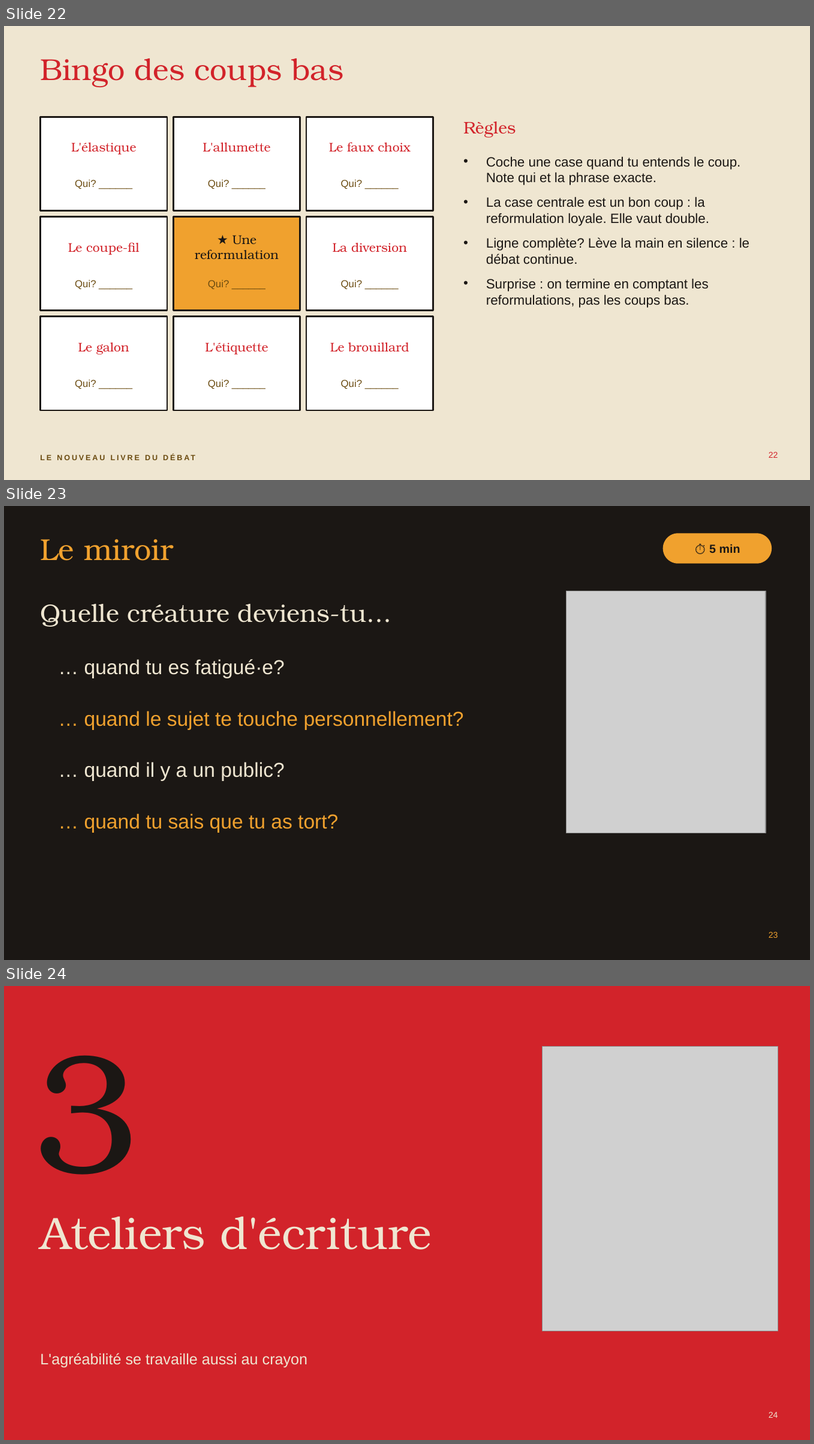
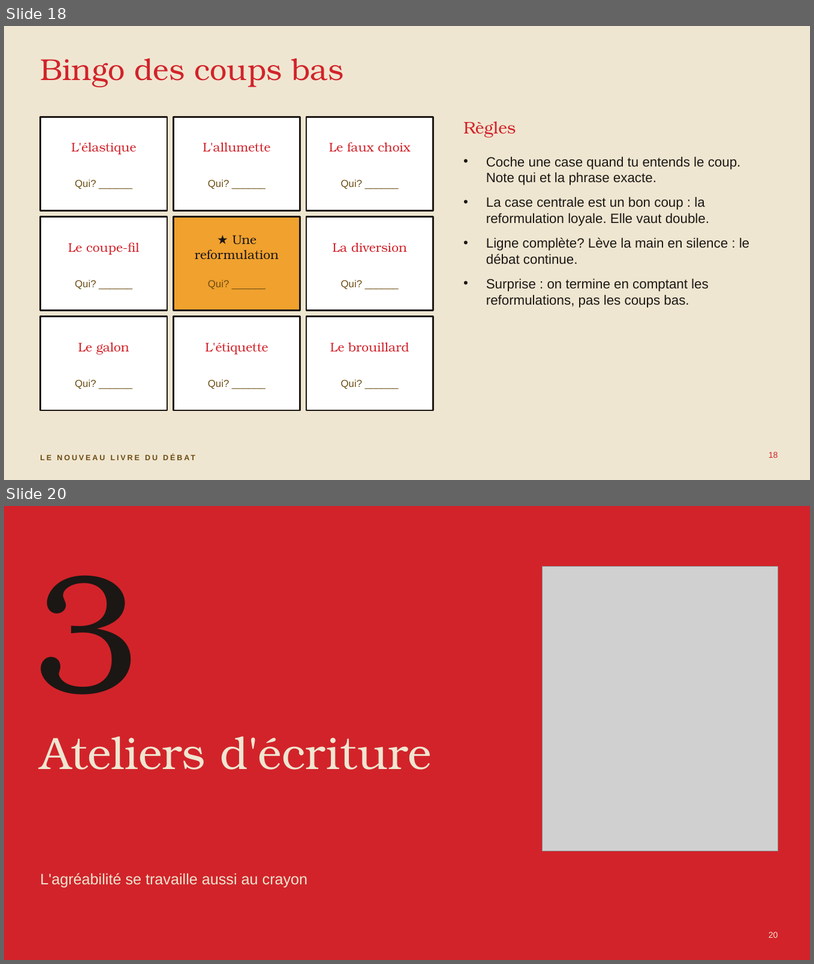
Before and after one commit to isabellepedneault111-ai/Chat-, a slide deck: debat-agreable/seminaire-confrontation-agreable.pptx. Shown one above the other, each under a label of ours: slides 22, 23 and 24 before the commit, slides 18 and 20 after it; the slides between them are not shown. The pictures are 814x1444 and 814x964 pixels, drawn with LibreOffice and Linux fonts; fonts in the diff are those of the drawing; grey boxes stand for pictures. Boxes give left, top, right and bottom in pixels: in the first picture for what was removed or moved away, otherwise in the second. Text is boxed around its words. In the diff, an @@ line names an element or a change of style, - is before the commit and + after.

```diff
--- a/debat-agreable/seminaire-confrontation-agreable.pptx
+++ b/debat-agreable/seminaire-confrontation-agreable.pptx
@@ slide 23 removed at (4,506,810,960), background #1B1714 @@
@@ title removed at (40,539,174,561) @@
-Le miroir
@@ rounded rectangle removed at (663,533,772,564) @@
@@ text removed at (710,544,741,553) @@
-⏱ 5 min
@@ picture removed at (567,591,766,832) @@
@@ text removed at (40,604,392,627) @@
-Quelle créature deviens-tu…
@@ text removed at (84,659,284,678) @@
-… quand tu es fatigué·e?
@@ text removed at (84,711,464,730) @@
-… quand le sujet te touche personnellement?
@@ text removed at (84,762,284,781) @@
-… quand il y a un public?
@@ text removed at (84,813,338,832) @@
-… quand tu sais que tu as tort?
@@ page number removed at (769,931,779,937) @@
-23
@@ what was slide 22 is now slide 18 @@
@@ page number at (769,451,779,457): text changed @@
-22
+18
@@ what was slide 24 is now slide 20 @@
@@ page number at (769,931,779,937): text changed @@
-24
+20
```
Also in this commit, not shown: 4 slides changed, 4 slides added, 4 other files.
